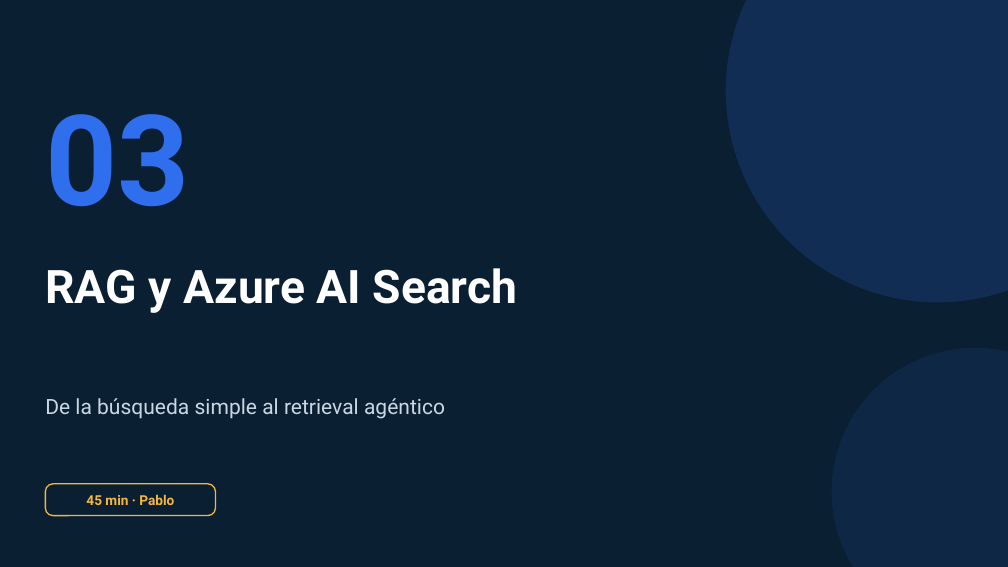
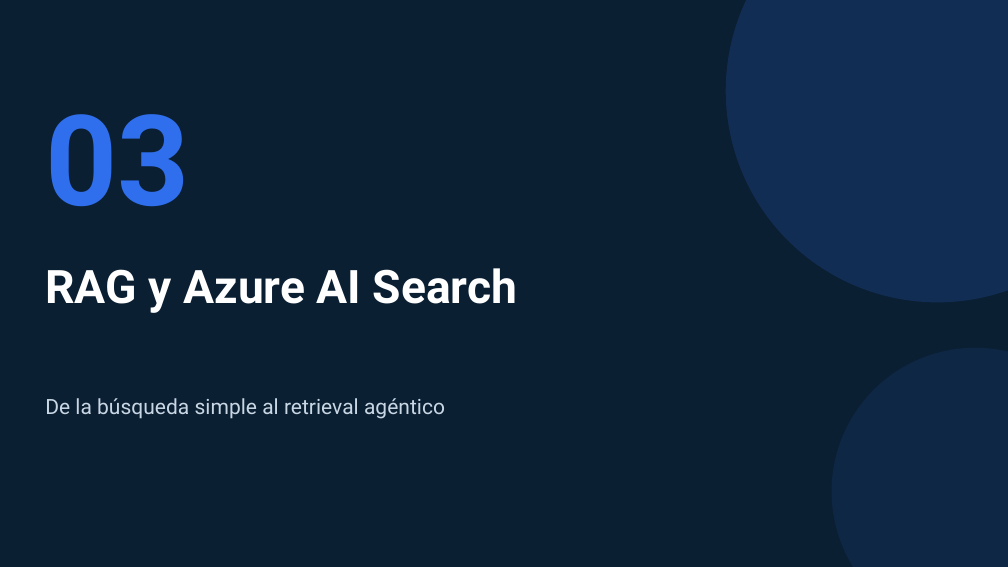
Before and after one commit to valegrajales/bci_workshop, a slide deck: slide 18 of presentaciones/BCI_Foundry_Dia2_L200_Agentes_RAG.pptx. Drawn at 1008x567 pixels with LibreOffice and Linux fonts; fonts in the diff are those of the drawing. Boxes give left, top, right and bottom in pixels: in the first picture for what was removed or moved away, otherwise in the second. Text is boxed around its words. In the diff, an @@ line names an element or a change of style, - is before the commit and + after.

```diff
--- a/presentaciones/BCI_Foundry_Dia2_L200_Agentes_RAG.pptx
+++ b/presentaciones/BCI_Foundry_Dia2_L200_Agentes_RAG.pptx
@@ rounded rectangle removed at bbox=[45, 484, 216, 516] @@
@@ text removed at bbox=[86, 494, 174, 505] @@
-45 min · Pablo
```
Also in this commit, not shown: 4 other slides changed.
